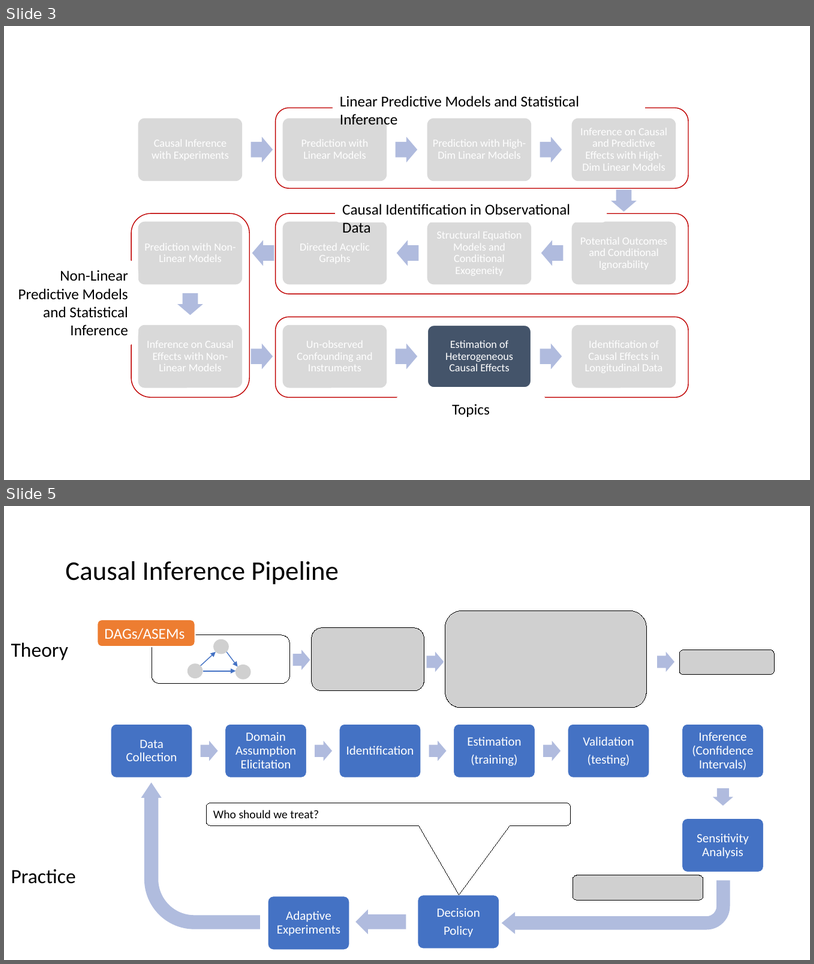
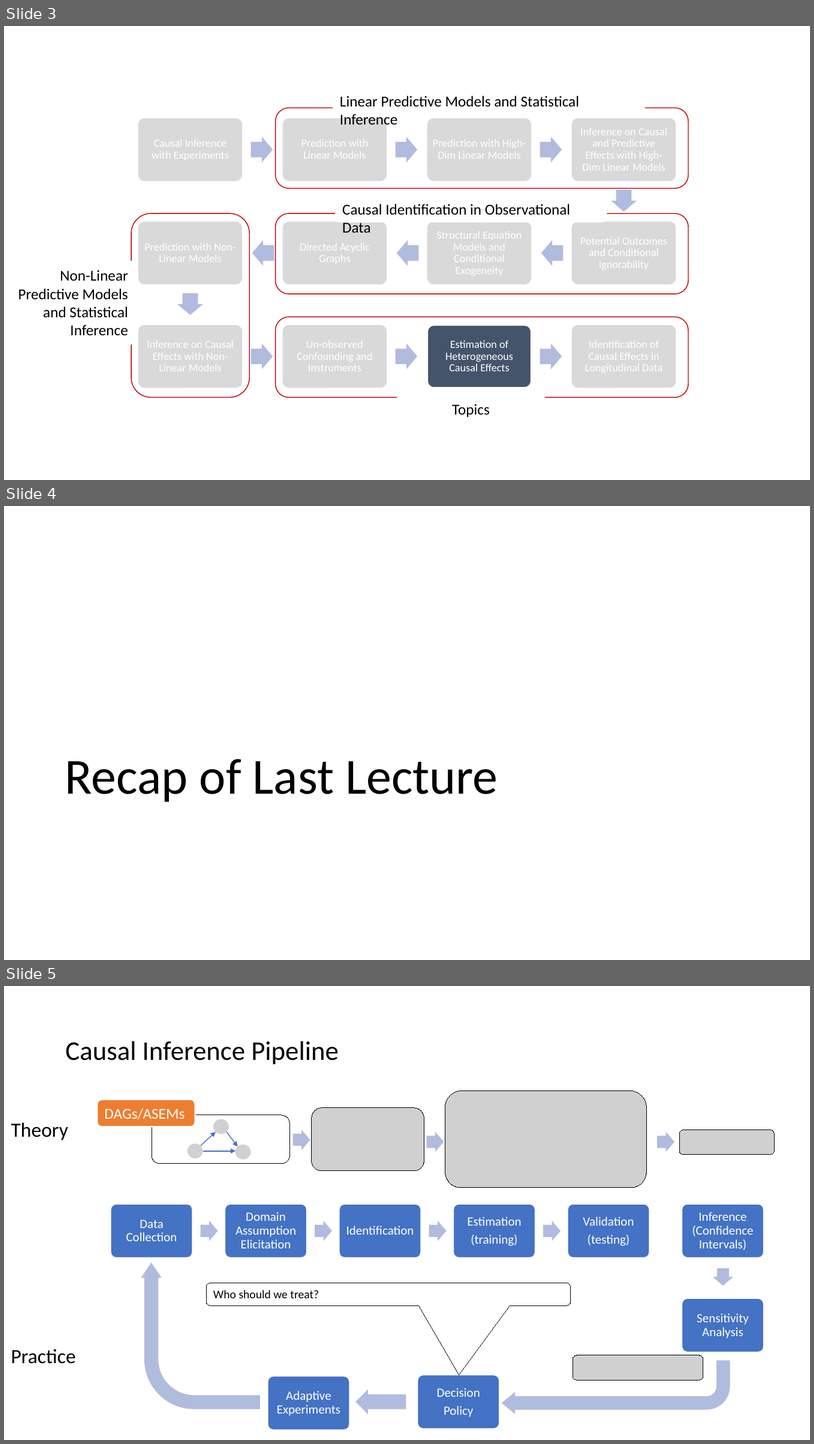
Before and after one commit to stanford-msande228/winter23, a slide deck: MSANDE228_Lecture17_Heterogeneous_Treatment_Effects.pptx. Shown one above the other, each under a label of ours: slides 3 and 5 before the commit, slides 3, 4 and 5 after it; the slides between them are not shown. The pictures are 814x964 and 814x1444 pixels, drawn with LibreOffice and Linux fonts; fonts in the diff are those of the drawing; grey boxes stand for pictures. Boxes give left, top, right and bottom in pixels: in the first picture for what was removed or moved away, otherwise in the second. Text is boxed around its words. In the diff, an @@ line names an element or a change of style, - is before the commit and + after.

```diff
--- a/MSANDE228_Lecture17_Heterogeneous_Treatment_Effects.pptx
+++ b/MSANDE228_Lecture17_Heterogeneous_Treatment_Effects.pptx
@@ slide 4 added at box(4, 506, 810, 960), background #FFFFFF @@
@@ title added at box(65, 759, 498, 802), 60 pt, text #000000 @@
+Recap of Last Lecture
```
Also in this commit, not shown: 1 slide changed, 16 slides removed, 4 other files.
